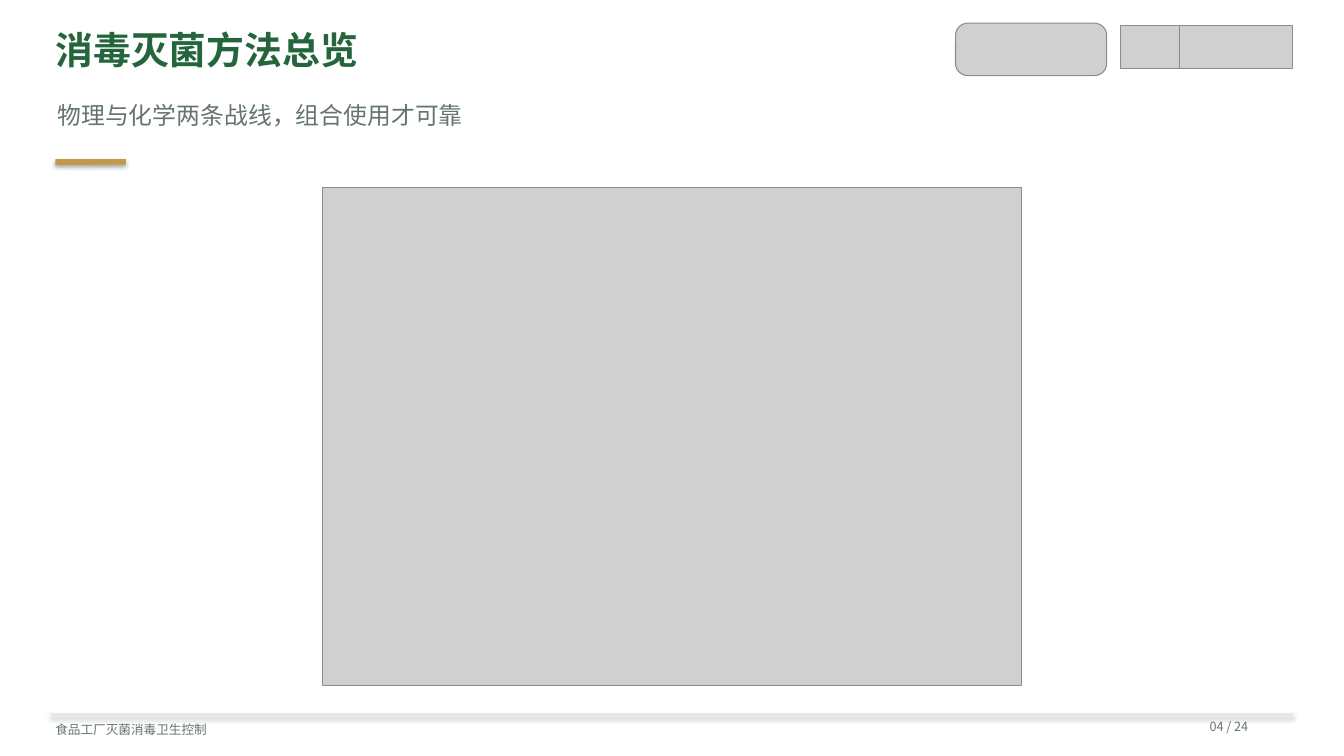
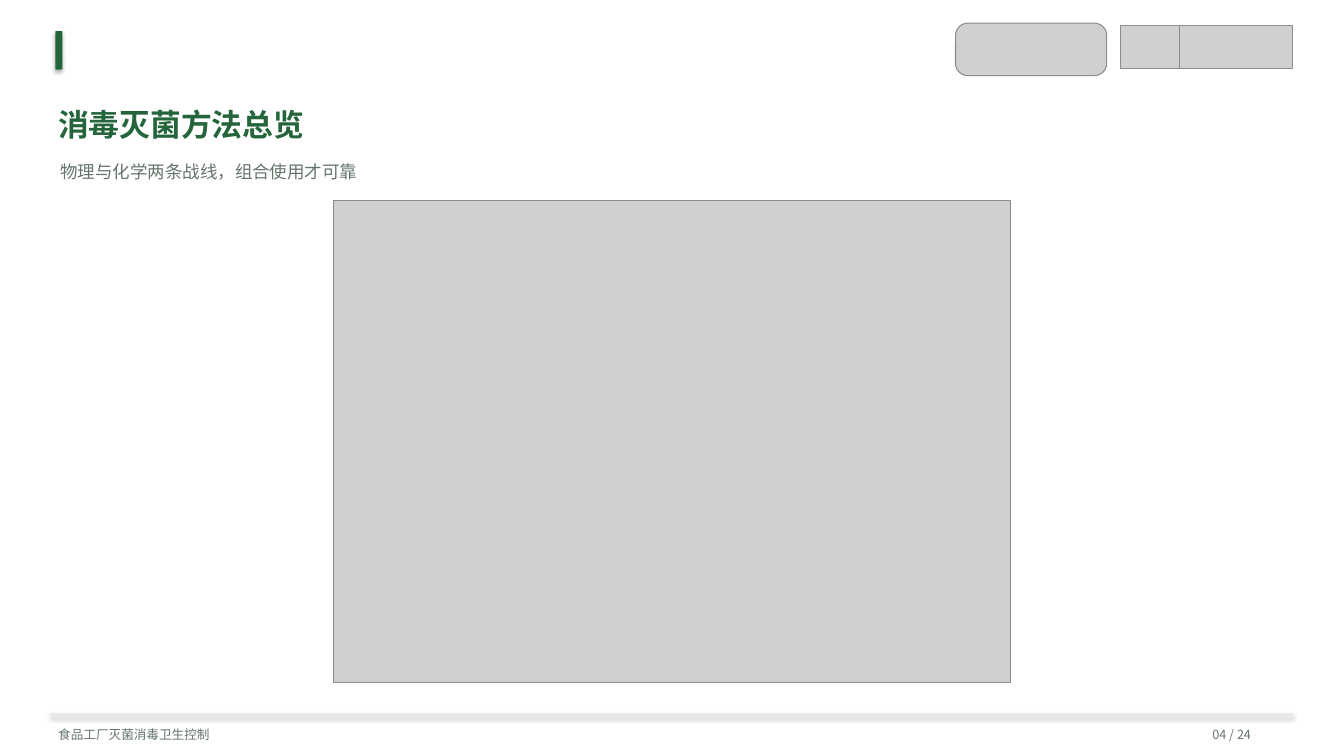
Before and after one commit to anton-z1127/zaadd, a slide deck: slide 4 of sterilization-training/presentation.pptx. Drawn at 1344x756 pixels with LibreOffice and Linux fonts; fonts in the diff are those of the drawing; grey boxes stand for pictures. Boxes give left, top, right and bottom in pixels: in the first picture for what was removed or moved away, otherwise in the second. Text is boxed around its words. In the diff, an @@ line names an element or a change of style, - is before the commit and + after.

Commit message:
Replan training slide layouts and verify rendered text bounds

```diff
--- a/sterilization-training/presentation.pptx
+++ b/sterilization-training/presentation.pptx
@@ rounded rectangle: place and size @@
-rounded rectangle at [55, 159, 126, 165]
+rounded rectangle at [55, 31, 63, 70]
@@ rounded rectangle at [55, 31, 63, 70]: fill #C2994B to #25653B @@
@@ text "消毒灭菌方法总览": place and size @@
-text "消毒灭菌方法总览" at [55, 31, 357, 68]
+text "消毒灭菌方法总览" at [58, 109, 304, 139]
@@ text "消毒灭菌方法总览" at [58, 109, 304, 139]: size 27 to 22 pt; line spacing 1 to 36.3pt; less space between paragraphs @@
@@ text "物理与化学两条战线，组合使用才可靠": place and size @@
-text "物理与化学两条战线，组合使用才可靠" at [57, 104, 462, 126]
+text "物理与化学两条战线，组合使用才可靠" at [60, 163, 357, 180]
@@ text "物理与化学两条战线，组合使用才可靠" at [60, 163, 357, 180]: size 17 to 12.5 pt; line spacing 1 to 20.6pt; less space between paragraphs @@
@@ picture: place and size @@
-picture at [322, 188, 1021, 686]
+picture at [334, 201, 1011, 683]
@@ text "食品工厂灭菌消毒卫生控制" at [58, 728, 209, 740]: line spacing 1 to 14.8pt; less space between paragraphs @@
@@ text "04 / 24" at [1212, 729, 1251, 739]: line spacing 1 to 14.8pt; less space between paragraphs @@
```
Also in this commit, not shown: 23 other slides changed, 5 other files.
